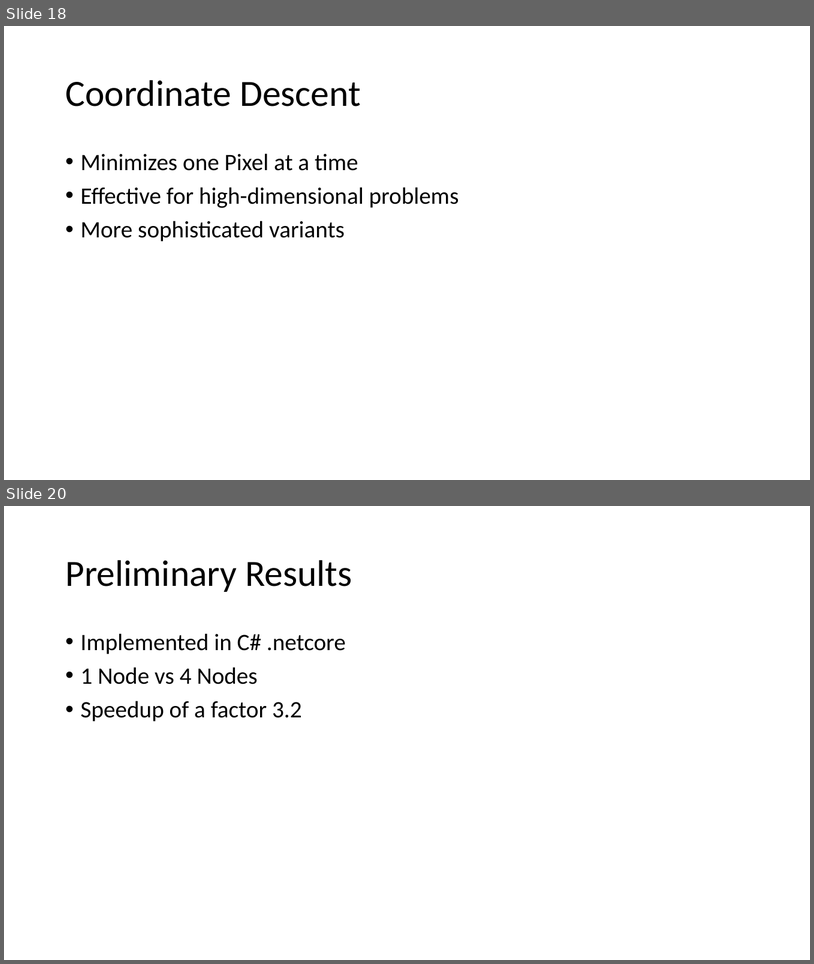
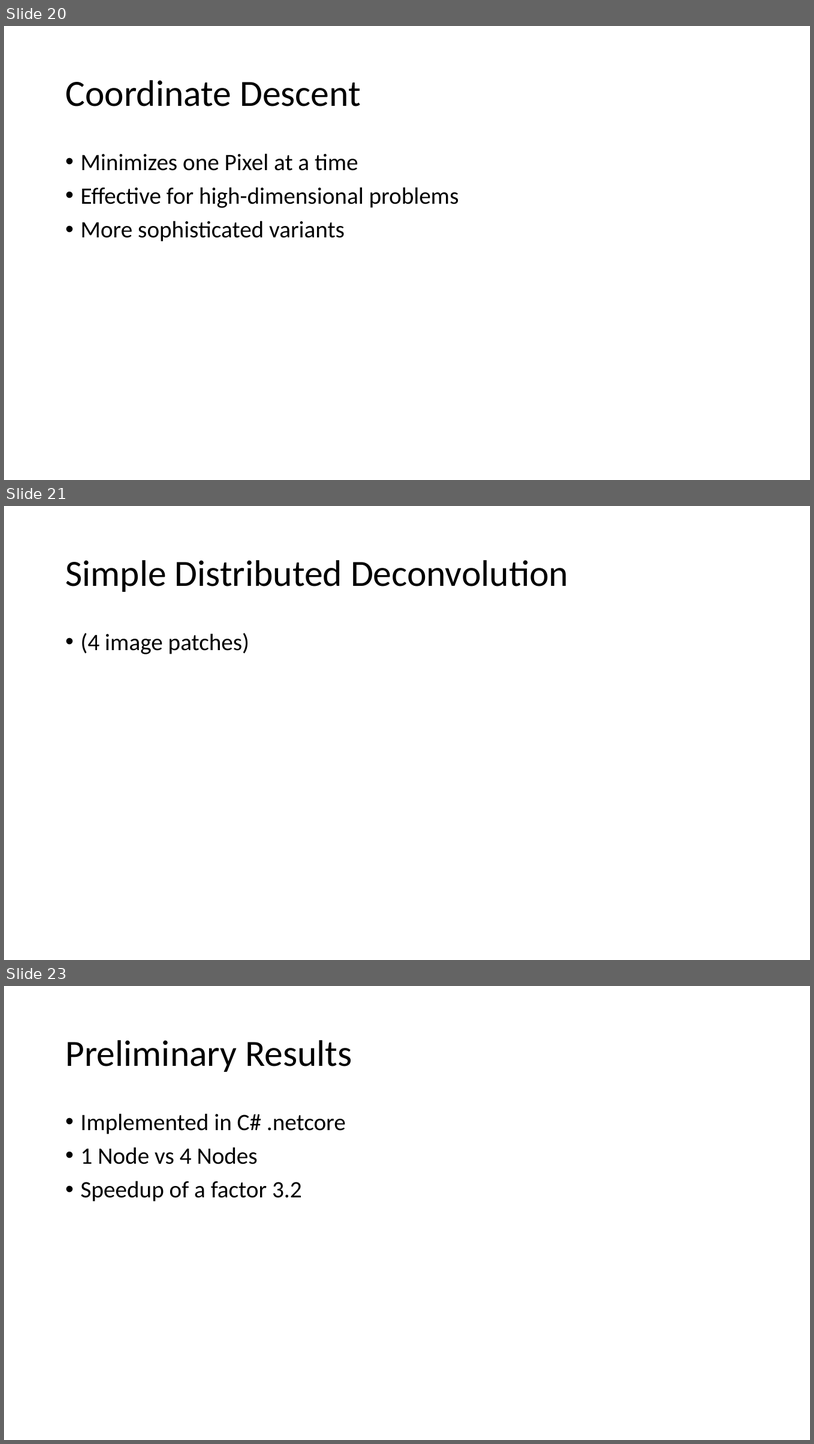
Before and after one commit to lord-blueberry/p9-doc, a slide deck: SKA-Days/Towards Distributed Image Reconstruction.pptx. Shown one above the other, each under a label of ours: slides 18 and 20 before the commit, slides 20, 21 and 23 after it; the slides between them are not shown. The pictures are 814x964 and 814x1444 pixels, drawn with LibreOffice and Linux fonts; fonts in the diff are those of the drawing. Boxes give left, top, right and bottom in pixels: in the first picture for what was removed or moved away, otherwise in the second. Text is boxed around its words. In the diff, an @@ line names an element or a change of style, - is before the commit and + after.

```diff
--- a/SKA-Days/Towards Distributed Image Reconstruction.pptx
+++ b/SKA-Days/Towards Distributed Image Reconstruction.pptx
@@ slide 21 added at (4,506,810,960), background #FFFFFF @@
@@ title added at (65,560,569,592), 44 pt, text #000000 @@
+Simple Distributed Deconvolution
@@ text added at (81,633,249,654), 28 pt, text #000000 @@
+• (4 image patches)
@@ what was slide 18 is now slide 20 @@
@@ what was slide 20 is now slide 23 @@
```
Also in this commit, not shown: 6 slides changed, 2 other slides added, 8 other files.
